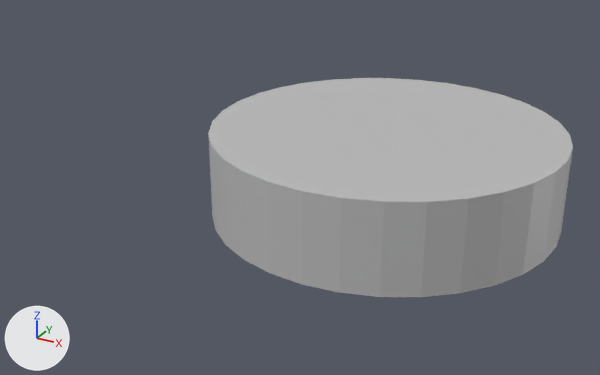
Renders of the FBX model public/osi/layer1.fbx from each side of a commit.
Before and after are seen from a camera (50 mm lens) standing at (1.7, -4.11, 1.82) and looking at (-0.58, 0.05, -0.26). Every picture has the same lights, and +X, +Y and +Z are marked at lower left. Where no turn or scale is listed for an object, it has been applied to the vertices.

Script lines for the objects in view, before the commit:
```python
mat_material_016 = principled_material('Material.016')
mat_material_016.base_color = (0.5, 0.5, 0.5)  # grey #bcbcbc
me_silinder_014 = bpy.data.meshes.new('Silinder.014')
me_silinder_014.from_pydata(...)  # a 32-sided cylinder along z spanning x -1.0..1.0, y -1.0..1.0, z -0.25..0.25
me_silinder_014.materials.append(mat_material_016)  # grey #bcbcbc
ob_silinder = bpy.data.objects.new('Silinder', me_silinder_014)
ob_silinder.location = (0.0, 0.0, 0.0)
```
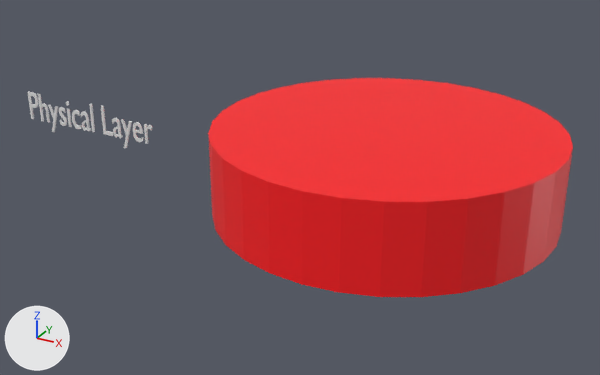
Where the change shows, as pixel boxes (x1, y1, x2, y2) in the pictures (600 x 375 px):
```json
{"object": "Silinder", "change": "recoloured", "before": [208, 78, 573, 297], "after": [208, 78, 573, 297], "on screen": "grey to red"}
{"object": "Teks", "change": "added", "after": [28, 91, 153, 148]}
```

Edits to the scene script, one JSON object a line:
```json
{"op": "set", "path": "mat_material_016.base_color", "old": "(0.5, 0.5, 0.5)", "new": "(1.0, 0.00605, 0.00972)", "note": "grey #bcbcbc -> red #ff1219"}
{"op": "add", "block": "me_teks_009", "code": ["me_teks_009 = bpy.data.meshes.new('Teks.009')", "me_teks_009.from_pydata(...)  # 1850 vertices, 2735 faces; spans x -0.519..0.596, y -0.005..0.005, z -0.146..0.128"]}
{"op": "add", "block": "ob_teks", "code": ["ob_teks = bpy.data.objects.new('Teks', me_teks_009)", "ob_teks.location = (-2.28, 0.005, -0.082)"]}
```
